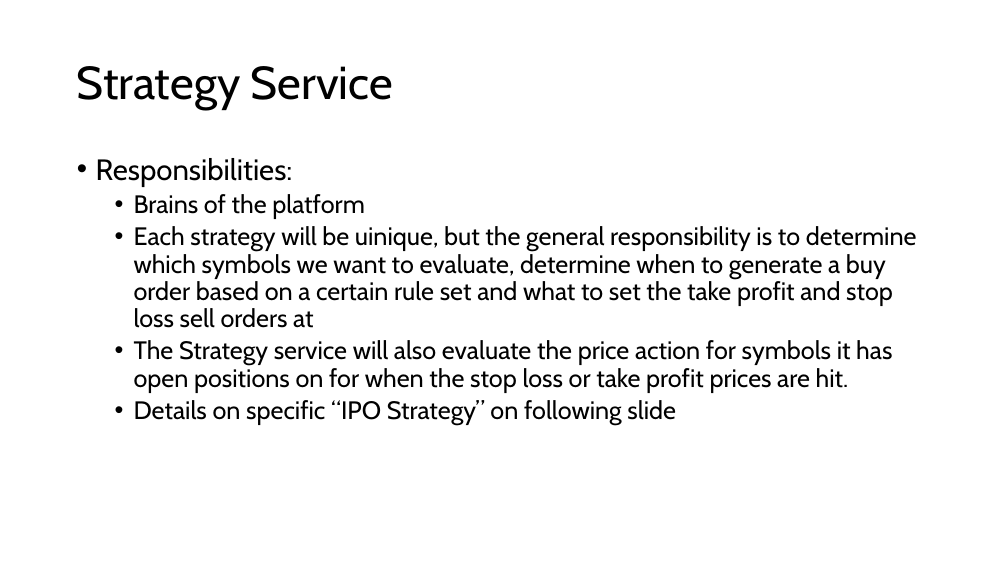
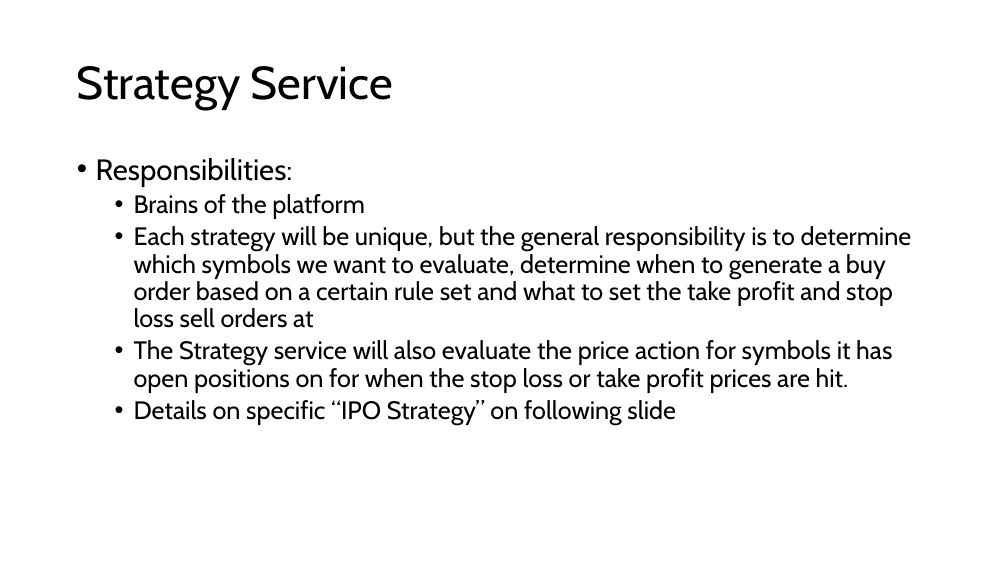
Before and after one commit to stevenOden/quant_management_platform, a slide deck: slide 8 of 00_system_architecture/quant_management_platform_architecture.pptx. Drawn at 1008x567 pixels with LibreOffice and Linux fonts; fonts in the diff are those of the drawing. Boxes give left, top, right and bottom in pixels: in the first picture for what was removed or moved away, otherwise in the second. Text is boxed around its words. In the diff, an @@ line names an element or a change of style, - is before the commit and + after.

Commit message:
Restructure the ipo strategy pipelines and properly schedule them in app tasks

```diff
--- a/00_system_architecture/quant_management_platform_architecture.pptx
+++ b/00_system_architecture/quant_management_platform_architecture.pptx
@@ text at [134,226,912,328]: text changed @@
-  • Each strategy will be uinique, but the general responsibility is to determine which symbols we want to evaluate, determine when to generate a buy order based on a certain rule set and what to set the take profit and stop loss sell orders at
+  • Each strategy will be unique, but the general responsibility is to determine which symbols we want to evaluate, determine when to generate a buy order based on a certain rule set and what to set the take profit and stop loss sell orders at
```
Also in this commit, not shown: 1 other slide changed, 1 slide added, 25 other files.
